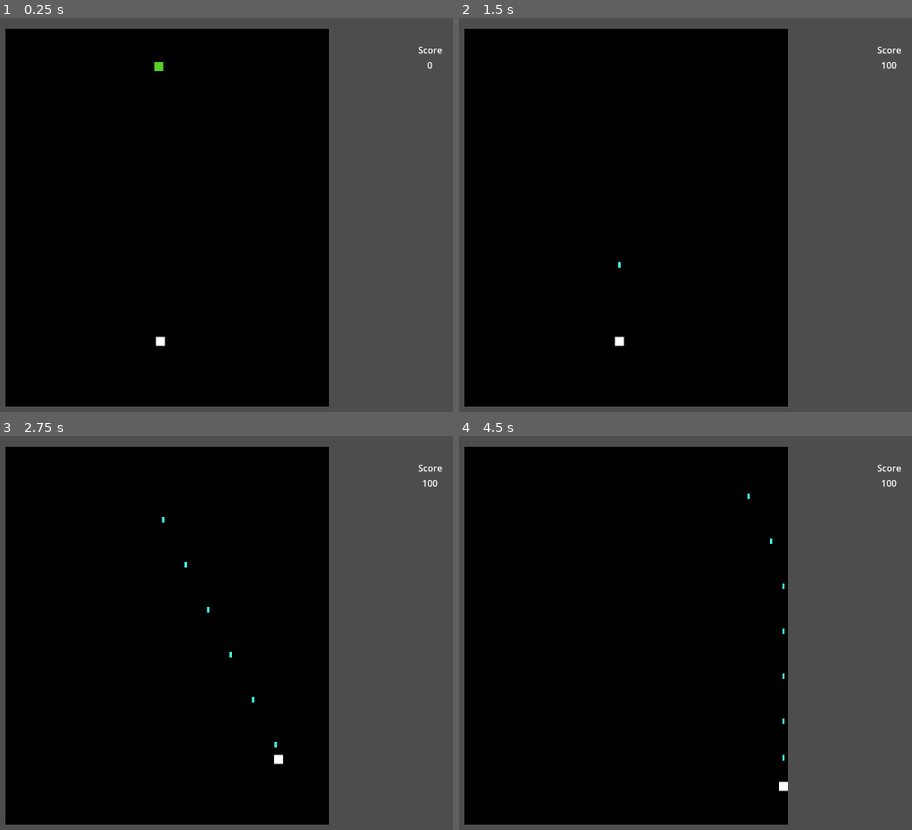
Above: before the commit, frames 1-4 (two rows, left to right).
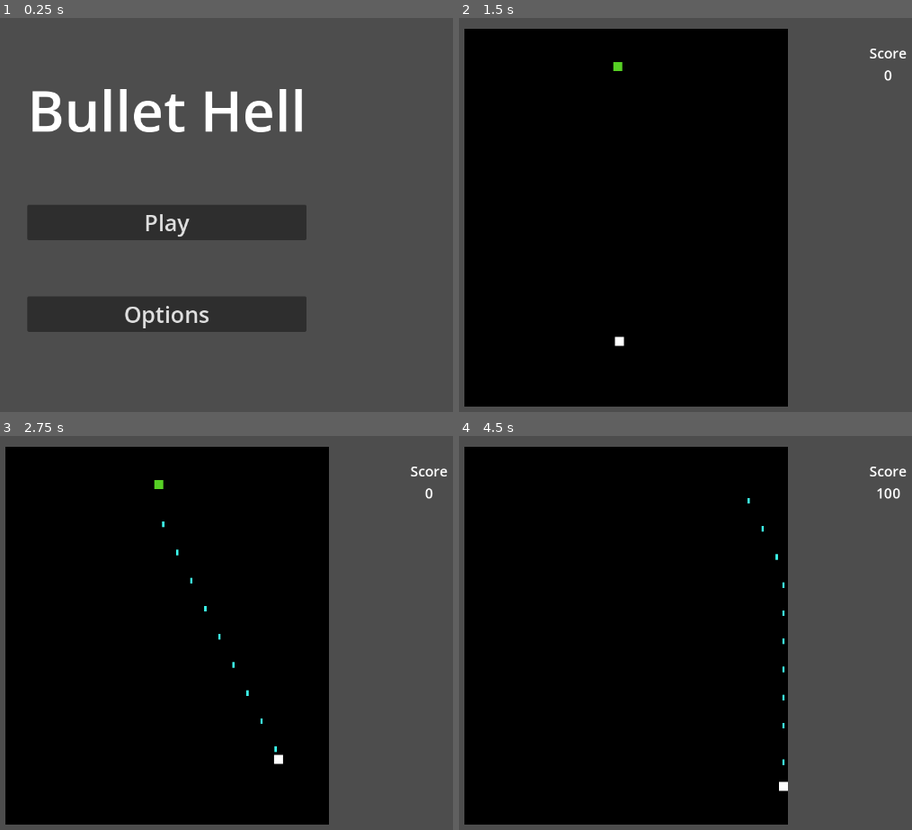
Above: after the commit, the same moments.

Repository: lukeledvina/Bullet-Hell-Godot
Game: Godot game, scene res://Scenes/main_menu.tscn
Two runs of this game, one before a commit and one after it. Both use one fixed random seed, a clock stepped at 60 frames per second and the inputs below. Before the commit the project starts from res://Scenes/level.tscn.
Inputs (mouse positions are in pixels of both pictures, inside the frame that each line leads up to):
- Up to frame 1 (0.25 s): no input
- Up to frame 2 (1.5 s): click (626, 313) at 0.5 s, where only the run after the commit has a clickable "Options"; click (626, 222) at 1.25 s, where only the run after the commit has a clickable "Play"
- Up to frame 3 (2.75 s): hold D (right) from 2.03 s (still down); hold Space (shoot) from 2.03 s (still down)
- Up to frame 4 (4.5 s): release D (right) at 2.78 s; release Space (shoot) at 2.78 s; hold S (down) 2.78-3.53 s; tap Space (shoot) at 2.85, 4.35 s; hold D (right) 3.53-4.28 s; hold Space (shoot) 3.53-4.28 s; hold W (up) from 4.28 s (still down)

The runs differ from the first frame. In frame 1, 69% of the frame differs, in the area x 1-98%, y 2-99%; in frame 2, 0.2%; in frame 3, 0.4%; in frame 4, 0.4%.

Commit message:
Added main menu

Diff:
--- a/Scenes/level.tscn
+++ b/Scenes/level.tscn
@@ -7,6 +7,9 @@
 
 [sub_resource type="RectangleShape2D" id="RectangleShape2D_btfw6"]
 size = Vector2(19.875, 674.359)
+
+[sub_resource type="Theme" id="Theme_nivjr"]
+default_font_size = 25
 
 [node name="Level" type="Node2D"]
 script = ExtResource("1_7nvdc")
@@ -58,15 +61,16 @@
 anchor_bottom = 1.0
 grow_horizontal = 2
 grow_vertical = 2
-theme_override_constants/margin_left = 30
+theme_override_constants/margin_left = 20
 theme_override_constants/margin_top = 50
-theme_override_constants/margin_right = 150
+theme_override_constants/margin_right = 140
 theme_override_constants/margin_bottom = 30
 
 [node name="VBoxContainer" type="VBoxContainer" parent="UserInterface/MarginContainer"]
 layout_mode = 2
 size_flags_horizontal = 8
 size_flags_vertical = 0
+theme = SubResource("Theme_nivjr")
 
 [node name="ScoreLabel" type="Label" parent="UserInterface/MarginContainer/VBoxContainer"]
 layout_mode = 2
--- a/Scenes/main_menu.tscn
+++ b/Scenes/main_menu.tscn
@@ -1,4 +1,6 @@
-[gd_scene format=3 uid="uid://drgyujkokiotj"]
+[gd_scene load_steps=2 format=3 uid="uid://drgyujkokiotj"]
+
+[ext_resource type="Script" path="res://Scripts/main_menu.gd" id="1_ho85e"]
 
 [node name="MainMenu" type="Control"]
 layout_mode = 3
@@ -7,3 +9,42 @@
 anchor_bottom = 1.0
 grow_horizontal = 2
 grow_vertical = 2
+script = ExtResource("1_ho85e")
+
+[node name="MarginContainer" type="MarginContainer" parent="."]
+layout_mode = 1
+anchors_preset = 15
+anchor_right = 1.0
+anchor_bottom = 1.0
+grow_horizontal = 2
+grow_vertical = 2
+theme_override_constants/margin_left = 0
+theme_override_constants/margin_top = 100
+theme_override_constants/margin_right = 0
+theme_override_constants/margin_bottom = 100
+
+[node name="VBoxContainer" type="VBoxContainer" parent="MarginContainer"]
+layout_mode = 2
+size_flags_horizontal = 4
+size_flags_vertical = 0
+theme_override_constants/separation = 100
+
+[node name="TitleText" type="Label" parent="MarginContainer/VBoxContainer"]
+layout_mode = 2
+size_flags_horizontal = 4
+theme_override_font_sizes/font_size = 100
+text = "Bullet Hell
+"
+
+[node name="PlayButton" type="Button" parent="MarginContainer/VBoxContainer"]
+layout_mode = 2
+theme_override_font_sizes/font_size = 40
+text = "Play"
+
+[node name="OptionsButton" type="Button" parent="MarginContainer/VBoxContainer"]
+layout_mode = 2
+theme_override_font_sizes/font_size = 40
+text = "Options"
+
+[connection signal="pressed" from="MarginContainer/VBoxContainer/PlayButton" to="." method="_on_play_button_pressed"]
+[connection signal="pressed" from="MarginContainer/VBoxContainer/OptionsButton" to="." method="_on_options_button_pressed"]
--- a/Scenes/player.tscn
+++ b/Scenes/player.tscn
@@ -17,7 +17,7 @@
 texture = ExtResource("2_pf8yi")
 
 [node name="ProjectileCooldown" type="Timer" parent="."]
-wait_time = 0.1
+wait_time = 0.05
 one_shot = true
 
 [connection signal="timeout" from="ProjectileCooldown" to="." method="_on_projectile_cooldown_timeout"]
--- a/Scripts/level.gd
+++ b/Scripts/level.gd
@@ -1,8 +1,9 @@
 extends Node2D
 
 var projectile_scene: PackedScene = preload("res://Scenes/player_projectile.tscn")
-var projectile_offset: Vector2 = Vector2(0, -16)
+var projectile_offset: Vector2 = Vector2(0, -8)
 @onready var player_projectile_container: Node = $PlayerProjectiles
+@onready var score_number_label: Label = $UserInterface/MarginContainer/VBoxContainer/ScoreNumber
 
 func _ready():
 	$Player.connect("shot", _on_player_shooting)
@@ -18,4 +19,4 @@
 
 func _on_enemy_killed(score_value):
 	Globals.score += score_value
-	$UserInterface/MarginContainer/VBoxContainer/ScoreNumber.text = str(Globals.score)
+	score_number_label.text = str(Globals.score)
--- /dev/null
+++ b/Scripts/main_menu.gd
@@ -0,0 +1,9 @@
+extends Control
+
+
+func _on_play_button_pressed():
+	get_tree().change_scene_to_file("res://Scenes/level.tscn")
+
+
+func _on_options_button_pressed():
+	pass # Replace with function body.
--- a/Scripts/projectile.gd
+++ b/Scripts/projectile.gd
@@ -5,7 +5,7 @@
 var boundary_layer: int = 16
 
 func _physics_process(delta):
-	global_position.y += -1 * speed * delta
+	global_position.y -= speed * delta
 
 
 func _on_body_entered(body):
--- a/project.godot
+++ b/project.godot
@@ -11,7 +11,7 @@
 [application]
 
 config/name="Bullet Hell"
-run/main_scene="res://Scenes/level.tscn"
+run/main_scene="res://Scenes/main_menu.tscn"
 config/features=PackedStringArray("4.2", "Mobile")
 run/max_fps=60
 
Not shown: 1 places in Scenes/level.tscn that only renumber resources
